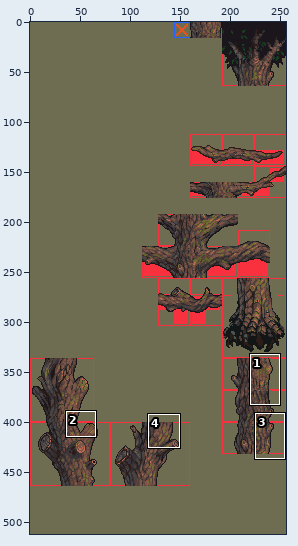
One commit to this sprite sheet: images/tiles/forest.png. Above, an overview of the earlier version with the close-up marked.
Close-up. The starting point:
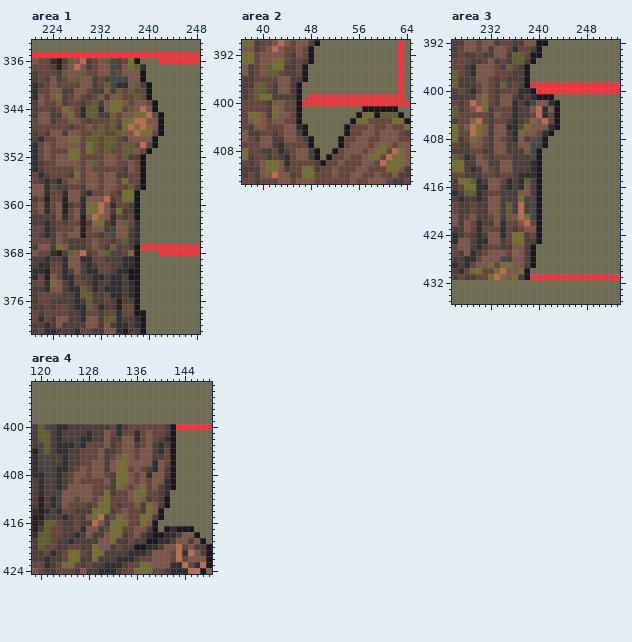
The file is 256x512 pixels. Colours within 5 levels of each other are drawn and written as one. Shown: area 1: x 221..248, y 333..381; area 2: x 37..64, y 390..413; area 3: x 226..253, y 392..435; area 4: x 119..148, y 393..424. The commit also changed other parts of the picture, which this record leaves out.
And afterwards:
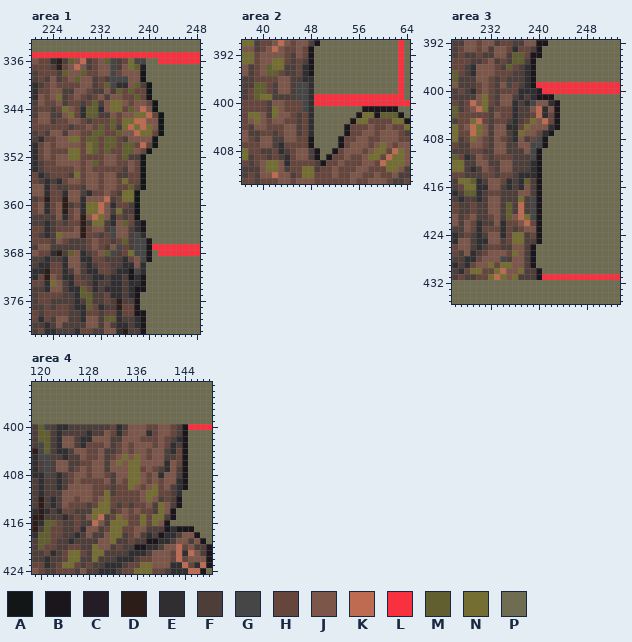
Palette (. is transparent): A #131617  B #1b161c  C #241d26  D #2c1d18  E #302e30  F #4d3e3a  G #464646  H #66453c  J #7d564a  K #bf6b52  L #f9303d  M #615e30  N #746e32  P #6f6d51
The edit:
Area 1:
y 336: x 238..239 BP -> GG
y 337: x 239 E -> C
y 363..364: x 239 P -> B
y 365: x 225..226 JH -> NJ; x 238..239 EP -> GE
y 366: x 238..240 EPP -> GGB
y 367: x 225..226 NJ -> FF; x 238..240 ALL -> GGB
y 368: x 229 K -> E; x 238..240 BPP -> GGB
y 369: x 237..240 EBPP -> HJGB
y 370: x 238..239 BP -> JE
y 371: x 238..239 BP -> GE
y 372..373: x 238..239 BP -> EB
y 374: x 239 P -> B
Area 2:
y 394..395: x 47..48 BP -> EB
y 396: x 47..48 BP -> EE
y 397..398: x 46..48 BPP -> GGE
y 399: x 46..48 BPL -> GGE
y 400: x 46..48 BLL -> HGE
y 401: x 46..48 BPP -> HGE
y 402..403: x 46..48 BPP -> FHE
y 404: x 46..48 EBP -> FHE
y 405: x 47..48 BP -> HE
y 406: x 47 F -> H
Area 3:
y 396..398: x 238..239 BP -> EB
y 399: x 238..239 AL -> EB
y 400: x 239..240 BL -> EC
y 430: x 238..240 BPP -> FFB
y 431: x 238..240 BLL -> FFB
Area 4:
y 400: x 135..137 HHH -> JJJ; x 140..144 HFBLL -> JJHFB
y 401: x 135..138 HEHJ -> JJJE; x 140..144 HFBPP -> JJHFB
y 402: x 124..125 FF -> JJ; x 129..130 FF -> JJ; x 136 E -> J; x 138 J -> H; x 140..144 FEBPP -> JHFEB
y 403: x 124..125 EE -> JJ; x 135..137 JFH -> HJJ; x 139..144 FEFBPP -> HJHEFB
y 404: x 126..127 FH -> JJ; x 135..136 JH -> HJ; x 138..144 JFEHBPP -> HJJFEHB
y 405: x 127 H -> J; x 136 H -> N; x 138..144 JFFHBPP -> HJJFFHB
y 406: x 123..124 FE -> JJ; x 134..136 NJJ -> JNN; x 139 E -> J; x 141..144 HBPP -> EJHB
y 407: x 123..124 EE -> JJ; x 133..136 NNHJ -> JJNN; x 138..144 FEJFBPP -> JHFEJFB
y 408: x 133..136 NNJH -> JJNN; x 138 E -> H; x 140..144 JFBPP -> EJJFB
y 409: x 133..136 NNJH -> JHNN; x 140..144 JEBPP -> HJJEB
y 410: x 133..135 NJH -> HHN; x 137..144 NHJFEBPP -> HJNHJFEB
y 411: x 135..143 JNNHHFEPP -> HHJNNHHFE
y 412: x 135..136 JN -> HH; x 138..139 FH -> NJ; x 141..143 BPP -> HFB
y 413: x 135..143 HJFNJFBPP -> FHHJFNJFB
y 414: x 136..142 HFNJBPP -> JHHFNJB
y 415: x 138..142 NFBPP -> HNNFB
y 416: x 138..141 JBPP -> HNJB
y 417: x 139..140 BP -> FF
y 418: x 139 B -> F
Changed places in both close-ups, as pixel boxes (x1, y1, x2, y2):
changed: (134, 58, 146, 70)
changed: (128, 220, 152, 292)
changed: (56, 232, 86, 256)
changed: (296, 64, 314, 142)
changed: (524, 64, 542, 94)
changed: (524, 268, 542, 280)
changed: (56, 424, 188, 538)
